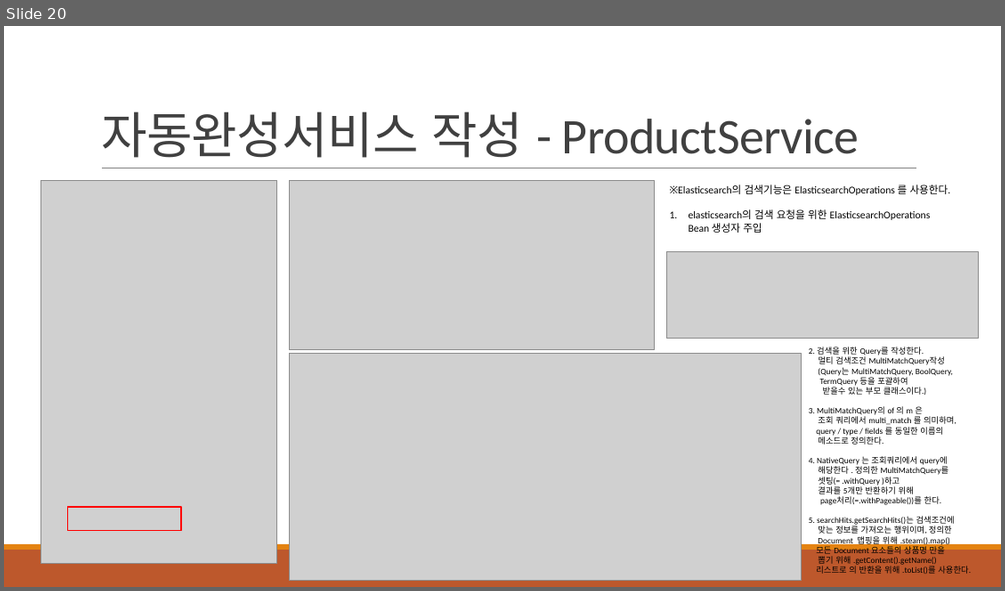
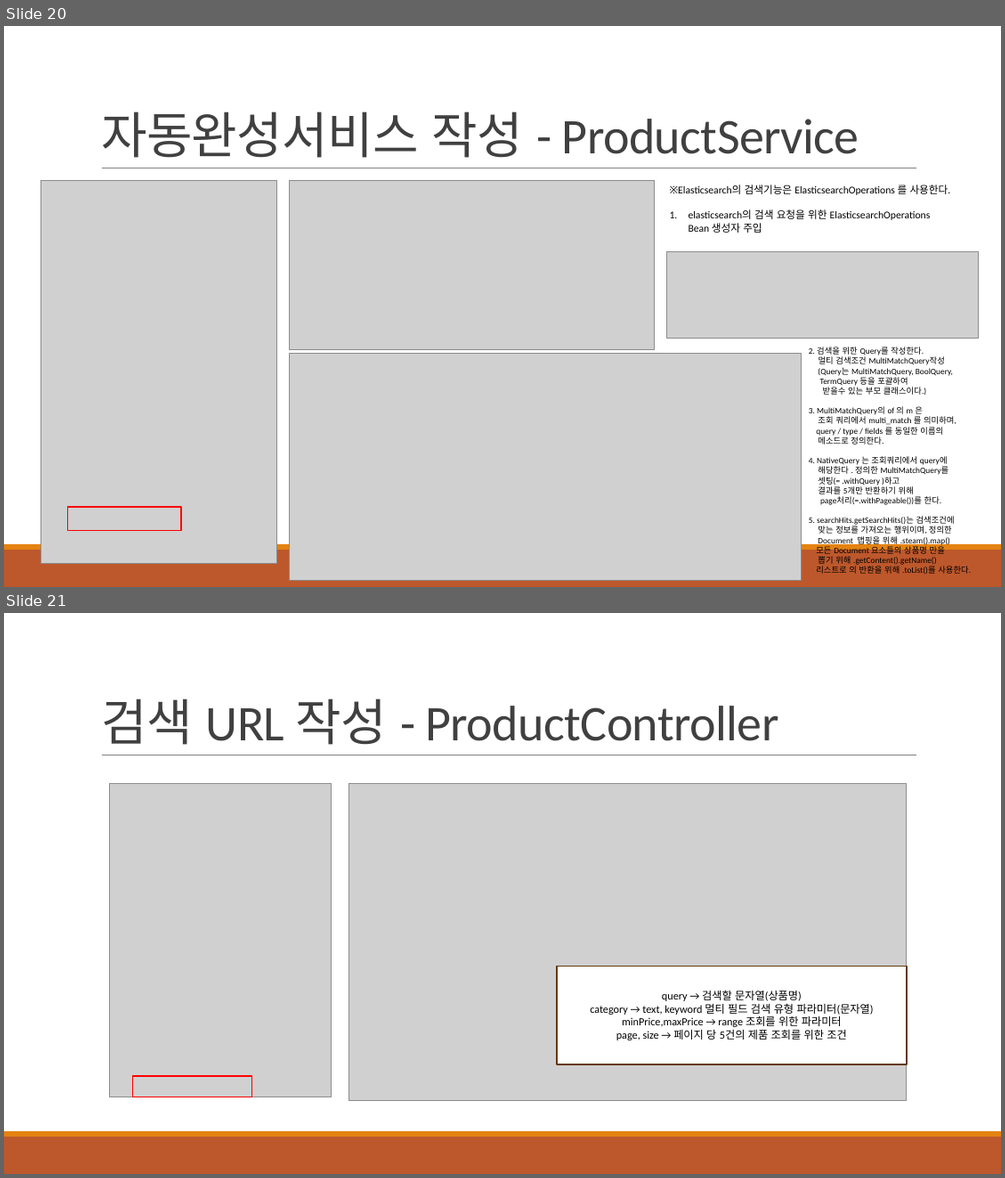
Before and after one commit to khb3025/study-elasticsearch, a slide deck: ppt/7.SpringBoot - ElasticSearch 도입.pptx. Shown one above the other, each under a label of ours: slide 20 before the commit, slides 20 and 21 after it. The pictures are 1005x591 and 1005x1178 pixels, drawn with LibreOffice and Linux fonts; fonts in the diff are those of the drawing; grey boxes stand for pictures. Boxes give left, top, right and bottom in pixels: in the first picture for what was removed or moved away, otherwise in the second. Text is boxed around its words. In the diff, an @@ line names an element or a change of style, - is before the commit and + after.

Commit message:
feat : 검색 기능(kibana검색쿼리) SpringBoot 작성

```diff
--- a/ppt/7.SpringBoot - ElasticSearch 도입.pptx
+++ b/ppt/7.SpringBoot - ElasticSearch 도입.pptx
@@ slide 21 added at [4,613,1001,1174], background #FFFFFF; not listed: 3 template elements that a slide beside it also shows @@
@@ title added at [101,698,779,745], 48 pt, text #404040 @@
+검색 URL 작성 - ProductController
@@ picture added at [109,784,332,1097] @@
@@ picture added at [348,784,906,1101] @@
@@ rectangle added at [557,966,906,1064], fill #FFFFFF, outline #643908 1.25 pt, 10.5 pt, text #000000 @@
+query → 검색할 문자열(상품명)
+category → text, keyword 멀티 필드 검색 유형 파라미터(문자열)
+minPrice,maxPrice → range 조회를 위한 파라미터
+page, size → 페이지 당 5건의 제품 조회를 위한 조건
@@ rectangle added at [133,1076,252,1097], outline #FF0000 1.25 pt @@
```
Also in this commit, not shown: 4 other slides added, 4 other files.
